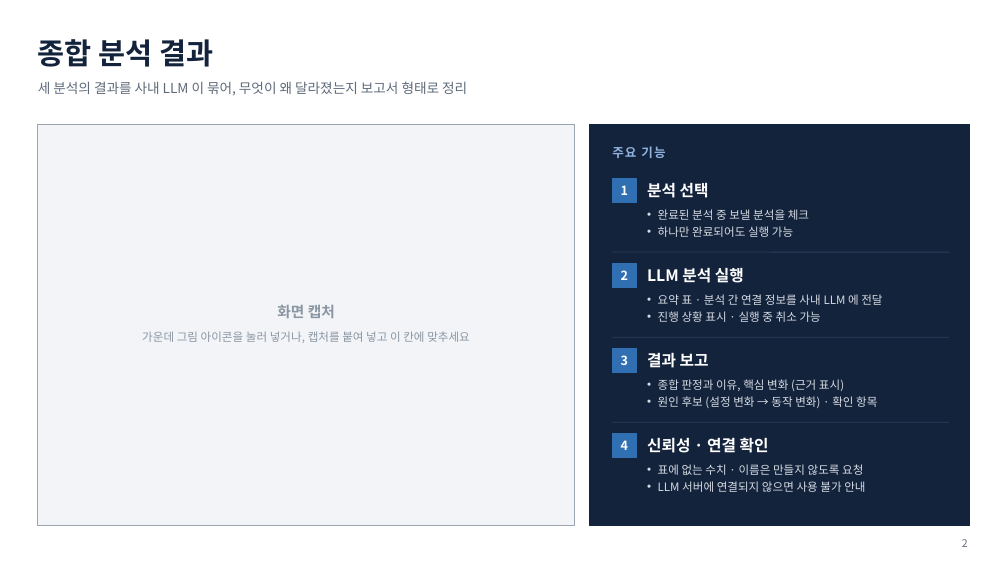
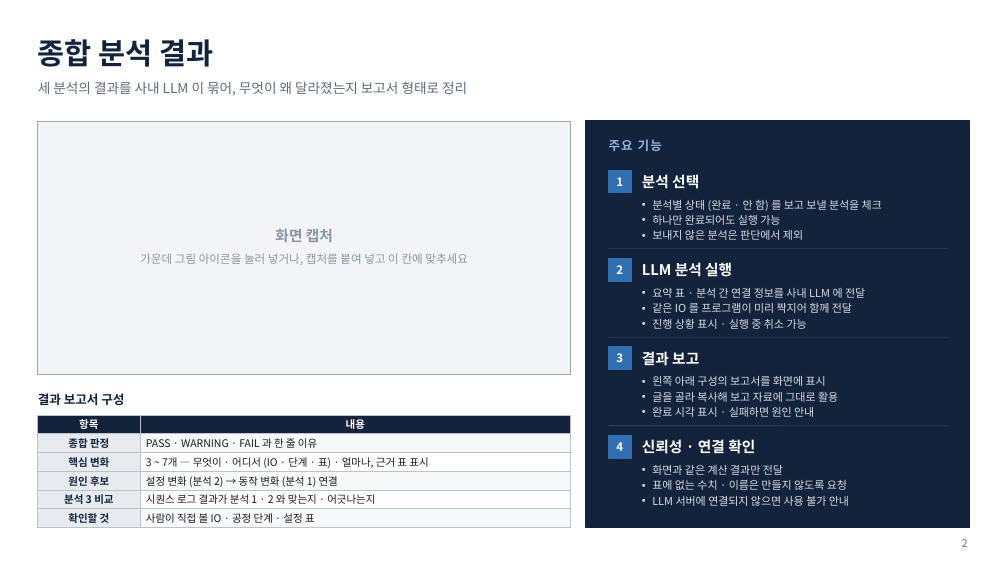
Before and after one commit to sssfffd/rookie2, a slide deck: slide 2 of docs/presentation/LogScope-주요기능-오버뷰-종합분석.pptx. Drawn at 1008x567 pixels with LibreOffice and Linux fonts; fonts in the diff are those of the drawing. Boxes give left, top, right and bottom in pixels: in the first picture for what was removed or moved away, otherwise in the second. Text is boxed around its words. In the diff, an @@ line names an element or a change of style, - is before the commit and + after.

```diff
--- a/docs/presentation/LogScope-주요기능-오버뷰-종합분석.pptx
+++ b/docs/presentation/LogScope-주요기능-오버뷰-종합분석.pptx
@@ rectangle resized from (x1=38, y1=125, x2=575, y2=526) to (x1=38, y1=121, x2=571, y2=374) @@
@@ rectangle resized from (x1=590, y1=125, x2=970, y2=526) to (x1=586, y1=121, x2=970, y2=528) @@
@@ size 12 to 11 pt in 4 elements at (x1=616, y1=442, x2=623, y2=451), (x1=616, y1=353, x2=623, y2=362), (x1=616, y1=265, x2=623, y2=274), (x1=616, y1=177, x2=623, y2=186) @@
@@ text "1" moved from (x1=621, y1=185, x2=628, y2=195) to (x1=616, y1=177, x2=623, y2=186) @@
@@ rectangle moved from (x1=613, y1=178, x2=637, y2=203) to (x1=609, y1=170, x2=631, y2=193) @@
@@ size 15 to 14 pt in 4 elements at (x1=642, y1=439, x2=755, y2=454), (x1=642, y1=351, x2=699, y2=366), (x1=642, y1=262, x2=732, y2=277), (x1=642, y1=174, x2=699, y2=189) @@
@@ text "분석 선택" moved from (x1=647, y1=182, x2=709, y2=198) to (x1=642, y1=174, x2=699, y2=189) @@
@@ text "분석별 상태 (완료 · 안 ..." moved from (x1=658, y1=209, x2=809, y2=237) to (x1=652, y1=200, x2=882, y2=240) @@
@@ text at (x1=652, y1=200, x2=882, y2=211): text changed; size 11 to 10.5 pt @@
-• 완료된 분석 중 보낼 분석을 체크
+• 분석별 상태 (완료 · 안 함) 를 보고 보낼 분석을 체크
@@ text "화면 캡처" moved from (x1=277, y1=305, x2=335, y2=318) to (x1=275, y1=229, x2=333, y2=242) @@
@@ text at (x1=652, y1=230, x2=803, y2=240): paragraph added @@
+• 보내지 않은 분석은 판단에서 제외
@@ text at (x1=652, y1=215, x2=780, y2=225): size 11 to 10.5 pt in "하나만 완료되어도 실행 가능"; less space between paragraphs @@
@@ text "가운데 그림 아이콘을 눌러 넣거나, ..." moved from (x1=142, y1=331, x2=470, y2=343) to (x1=140, y1=253, x2=468, y2=265) @@
@@ 1 text, 1 line, 1 rectangle moved together from (x1=612, y1=146, x2=949, y2=287) to (x1=609, y1=139, x2=948, y2=281) @@
@@ text at (x1=652, y1=288, x2=865, y2=329): size 11 to 10.5 pt in "요약 표 · 분석 간 연결 정보를 ...", "진행 상황 표시 · 실행 중 취소 ..."; less space between paragraphs @@
@@ text at (x1=652, y1=303, x2=852, y2=313): paragraph added @@
+• 같은 IO 를 프로그램이 미리 짝지어 함께 전달
@@ rectangle moved from (x1=613, y1=349, x2=637, y2=373) to (x1=609, y1=347, x2=631, y2=370) @@
@@ text at (x1=652, y1=376, x2=838, y2=417): text changed; size 11 to 10.5 pt @@
-• 종합 판정과 이유, 핵심 변화 (근거 표시)
-• 원인 후보 (설정 변화 → 동작 변화) · 확인 항목
+• 왼쪽 아래 구성의 보고서를 화면에 표시
+• 글을 골라 복사해 보고 자료에 그대로 활용
+• 완료 시각 표시 · 실패하면 원인 안내
@@ text added at (x1=38, y1=393, x2=124, y2=405), 12 pt, text #14233C, bold @@
+결과 보고서 구성
@@ table added at (x1=38, y1=415, x2=571, y2=527), 6 rows, 2 columns @@
+항목 | 내용
+종합 판정 | PASS · WARNING · FAIL 과 한 줄 이유
+핵심 변화 | 3 ~ 7개 — 무엇이 · 어디서 (IO · 단계 · 표) · 얼마나, 근거 표 표시
+원인 후보 | 설정 변화 (분석 2) → 동작 변화 (분석 1) 연결
+분석 3 비교 | 시퀀스 로그 결과가 분석 1 · 2 와 맞는지 · 어긋나는지
+확인할 것 | 사람이 직접 볼 IO · 공정 단계 · 설정 표
@@ line moved from (613, 422) - (949, 422) to (609, 426) - (948, 426) @@
@@ rectangle moved from (x1=613, y1=434, x2=637, y2=458) to (x1=609, y1=436, x2=631, y2=458) @@
@@ text at (x1=652, y1=465, x2=783, y2=475): paragraph added @@
+• 화면과 같은 계산 결과만 전달
@@ text at (x1=652, y1=480, x2=849, y2=506): size 11 to 10.5 pt in "표에 없는 수치 · 이름은 만들지 않도록 ...", "LLM 서버에 연결되지 않으면 사용 불가 안내"; less space between paragraphs @@
```
Also in this commit, not shown: 1 other slide changed, 3 other files.
